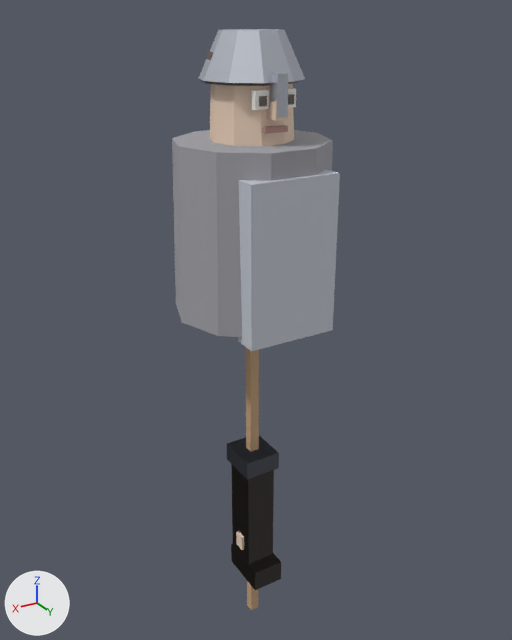
An edit to the glTF model art/blender/npc_halden.glb, drawn before and after from the same camera.
Before and after are seen from a camera (50 mm lens) standing at (1.35, 2.28, 1.81) and looking at (-0.05, -0.06, 0.64). The axes (+X, +Y, +Z) are drawn at lower left. The lights are the same throughout. The first picture is the older version. Vertices at exactly the same position are counted once.

The first picture shows 'BootR', 'EyeWhiteL', 'EyeWhiteR', 'Hair', 'Head', 'Helmet', 'HelmetNasal', 'LimbLegR', 'Mouth', 'Nose', 'PauldronR', 'PropSpear', 'Tabard', 'Torso' and 3 more.
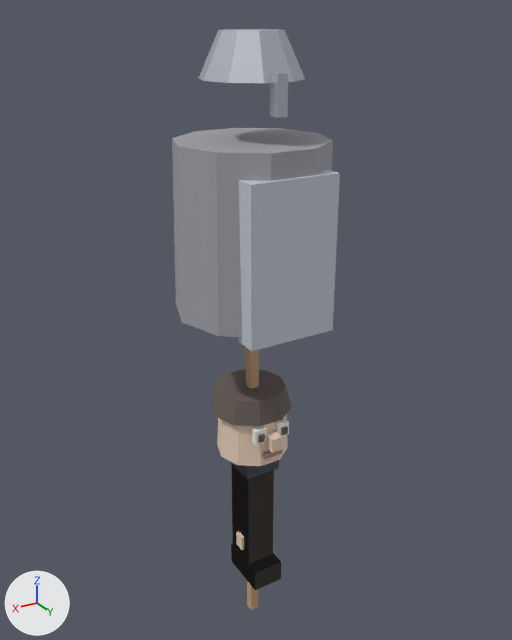
Where the change shows, as pixel boxes [x1, y1, x2, y2] in the pictures (512 x 640 px):
'Head', moved
    before: [210, 83, 294, 146]
    after: [217, 414, 288, 466]
'Hair', moved
    before: [201, 51, 299, 86]
    after: [210, 369, 292, 426]
'Nose', moved
    before: [266, 100, 288, 121]
    after: [265, 430, 282, 453]
'EyeWhiteR', moved
    before: [252, 89, 269, 110]
    after: [252, 426, 266, 445]
'Mouth', moved
    before: [263, 125, 288, 134]
    after: [261, 449, 282, 460]
'EyeWhiteL', moved
    before: [288, 88, 296, 108]
    after: [275, 419, 289, 436]
'PauldronR', unchanged, covered by the edit
    before: [227, 436, 279, 479]
    after: [228, 460, 279, 479]

Patch to the scene script:
```diff
--- a/art/blender/npc_halden.glb.py
+++ b/art/blender/npc_halden.glb.py
@@ me_head @@
 # used by ob_head; location = (0.0, 0.0, 0.0)
-me_head.from_pydata(...)  # 20 vertices, 36 faces; spans x -0.155..0.155, y -0.147..0.147, z 1.39..1.65
+me_head.from_pydata(...)  # 20 vertices, 36 faces; spans x -0.155..0.155, y -0.147..0.147, z 0.07..0.33
+# me_head part 1: the whole mesh is moved by (0.0, 0.0, -1.32)
 me_head.materials.append(mat_skin)
@@ me_nose @@
 # used by ob_nose; location = (0.0, 0.0, 0.0)
-me_nose.from_pydata(...)  # 8 vertices, 12 faces; spans x -0.025..0.025, y 0.14..0.2, z 1.48..1.54
+me_nose.from_pydata(...)  # 8 vertices, 12 faces; spans x -0.025..0.025, y 0.14..0.2, z 0.16..0.22
+# me_nose part 2: the whole mesh is moved by (0.0, 0.0, -1.32)
 me_nose.materials.append(mat_skin)
@@ me_eyewhitel @@
 # used by ob_eyewhitel; location = (0.0, 0.0, 0.0)
-me_eyewhitel.from_pydata(...)  # 8 vertices, 12 faces; spans x -0.081..-0.029, y 0.1375..0.1625, z 1.514..1.576
+me_eyewhitel.from_pydata(...)  # 8 vertices, 12 faces; spans x -0.081..-0.029, y 0.1375..0.1625, z 0.194..0.256
+# me_eyewhitel part 3: the whole mesh is moved by (0.0, 0.0, -1.32)
 me_eyewhitel.materials.append(mat_eyewhite)
@@ me_eyewhiter @@
 # used by ob_eyewhiter; location = (0.0, 0.0, 0.0)
-me_eyewhiter.from_pydata(...)  # 8 vertices, 12 faces; spans x 0.029..0.081, y 0.1375..0.1625, z 1.514..1.576
+me_eyewhiter.from_pydata(...)  # 8 vertices, 12 faces; spans x 0.029..0.081, y 0.1375..0.1625, z 0.194..0.256
+# me_eyewhiter part 4: the whole mesh is moved by (0.0, 0.0, -1.32)
 me_eyewhiter.materials.append(mat_eyewhite)
@@ me_mouth @@
 # used by ob_mouth; location = (0.0, 0.0, 0.0)
-me_mouth.from_pydata(...)  # 8 vertices, 12 faces; spans x -0.045..0.045, y 0.15..0.17, z 1.435..1.455
+me_mouth.from_pydata(...)  # 8 vertices, 12 faces; spans x -0.045..0.045, y 0.15..0.17, z 0.115..0.135
+# me_mouth part 5: the whole mesh is moved by (0.0, 0.0, -1.32)
 me_mouth.materials.append(mat_mouth)
@@ me_hair @@
 # used by ob_hair; location = (0.0, 0.0, 0.0)
-me_hair.from_pydata(...)  # 20 vertices, 36 faces; spans x -0.175..0.175, y -0.178..0.154, z 1.59..1.69
+me_hair.from_pydata(...)  # 20 vertices, 36 faces; spans x -0.175..0.175, y -0.178..0.154, z 0.27..0.37
+# me_hair part 6: the whole mesh is moved by (0.0, 0.0, -1.32)
 me_hair.materials.append(mat_hairc)
```
